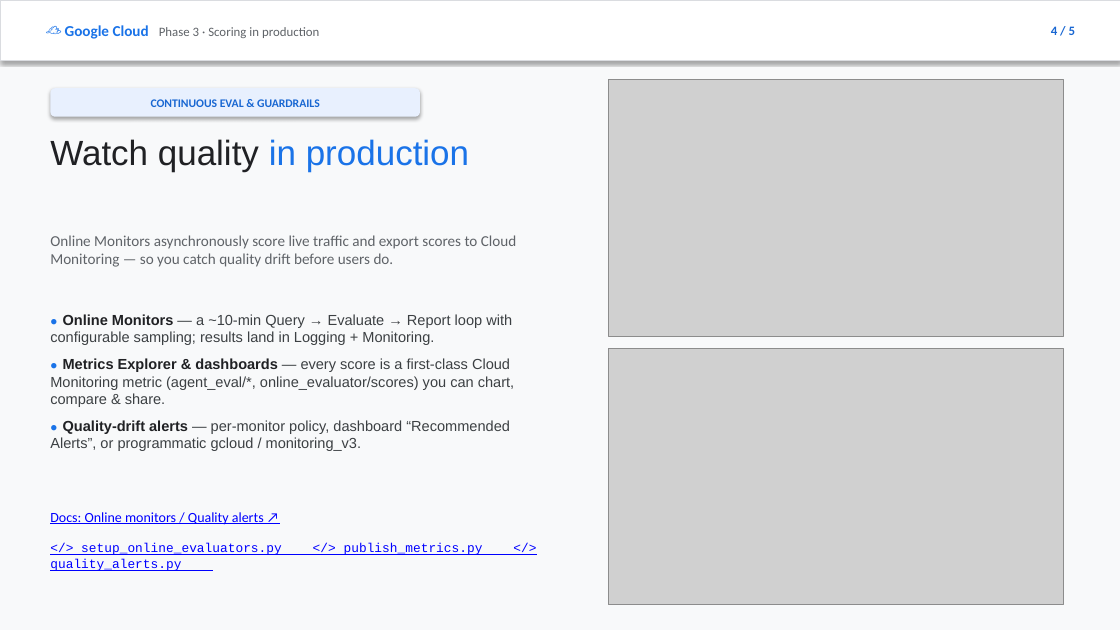
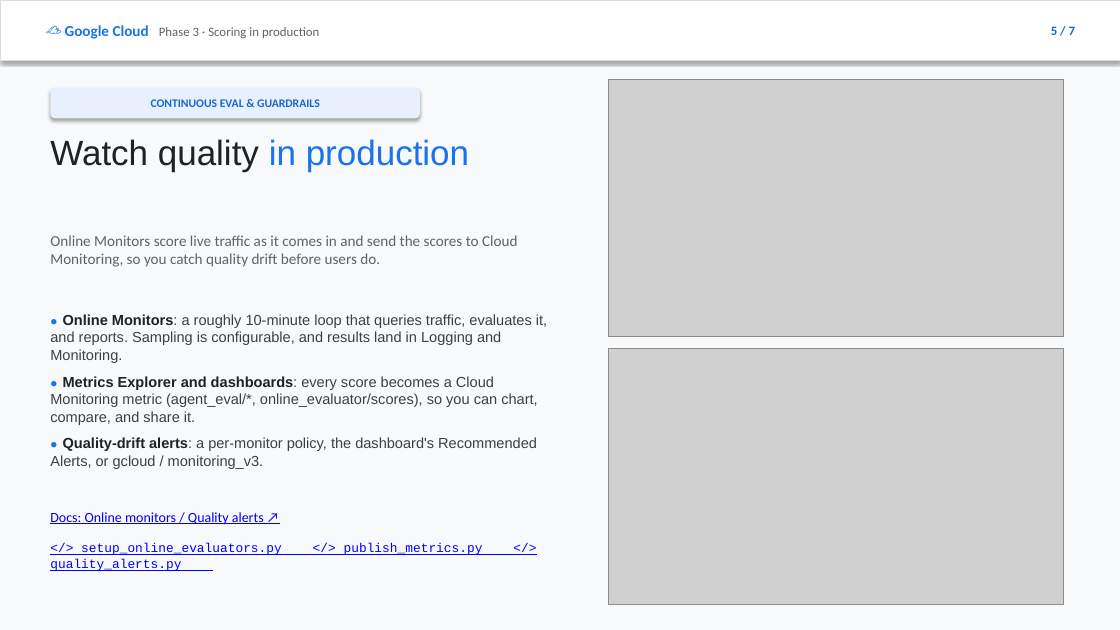
Before and after one commit to jswortz/geap-tour, a slide deck: slide 5 of docs/eval_slides.pptx (slide 4 before the commit). Drawn at 1120x630 pixels with LibreOffice and Linux fonts; fonts in the diff are those of the drawing; grey boxes stand for pictures. Boxes give left, top, right and bottom in pixels: in the first picture for what was removed or moved away, otherwise in the second. Text is boxed around its words. In the diff, an @@ line names an element or a change of style, - is before the commit and + after.

Commit message:
docs+eval: remove loss/failure-cluster feature; republish cluster-free slides
Auto-loss analysis is blocked upstream (#6785) and required a monkey-patch we don't
want, so remove it entirely:
- delete src/eval/failure_clusters.py and src/eval/loss_taxonomy.py
- drop the analyze/cluster step from the demo (steps.py, full_eval_demo.py, notebook)
- strip cluster/taxonomy mentions from eval_operations, evaluation_demo, workshop_guide,
  faq, project_structure, slides.html, and the agents-cli demo
- view-results coverage now points at the notebook (result.show())
Republish the eval slide deck (HTML + PPTX) cluster-free; tests updated (81 pass).

```diff
--- a/docs/eval_slides.pptx
+++ b/docs/eval_slides.pptx
@@ text at (1051, 26, 1075, 35): text changed @@
-4 / 5
+5 / 7
@@ text at (50, 235, 517, 267): text changed @@
-Online Monitors asynchronously score live traffic and export scores to Cloud Monitoring — so you catch quality drift before users do.
+Online Monitors score live traffic as it comes in and send the scores to Cloud Monitoring, so you catch quality drift before users do.
@@ text at (50, 314, 547, 469): text changed @@
-● Online Monitors — a ~10-min Query → Evaluate → Report loop with configurable sampling; results land in Logging + Monitoring.
-● Metrics Explorer & dashboards — every score is a first-class Cloud Monitoring metric (agent_eval/*, online_evaluator/scores) you can chart, compare & share.
-● Quality-drift alerts — per-monitor policy, dashboard “Recommended Alerts”, or programmatic gcloud / monitoring_v3.
+● Online Monitors: a roughly 10-minute loop that queries traffic, evaluates it, and reports. Sampling is configurable, and results land in Logging and Monitoring.
+● Metrics Explorer and dashboards: every score becomes a Cloud Monitoring metric (agent_eval/*, online_evaluator/scores), so you can chart, compare, and share it.
+● Quality-drift alerts: a per-monitor policy, the dashboard's Recommended Alerts, or gcloud / monitoring_v3.
```
Also in this commit, not shown: 4 other slides changed, 2 slides added, 16 other files.
